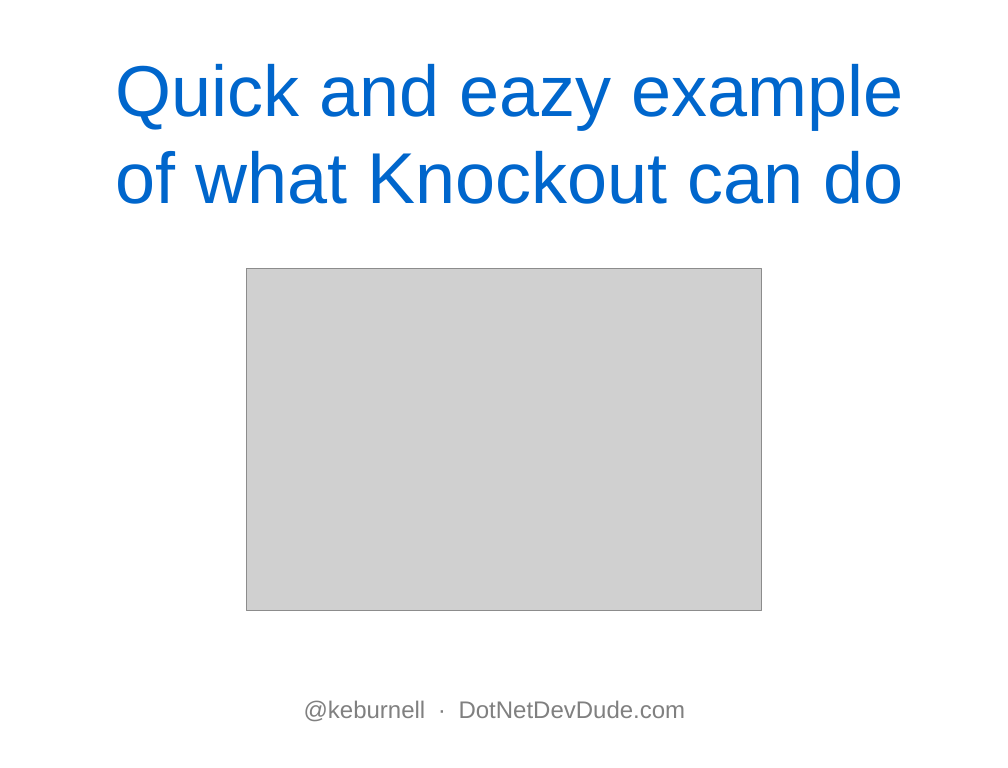
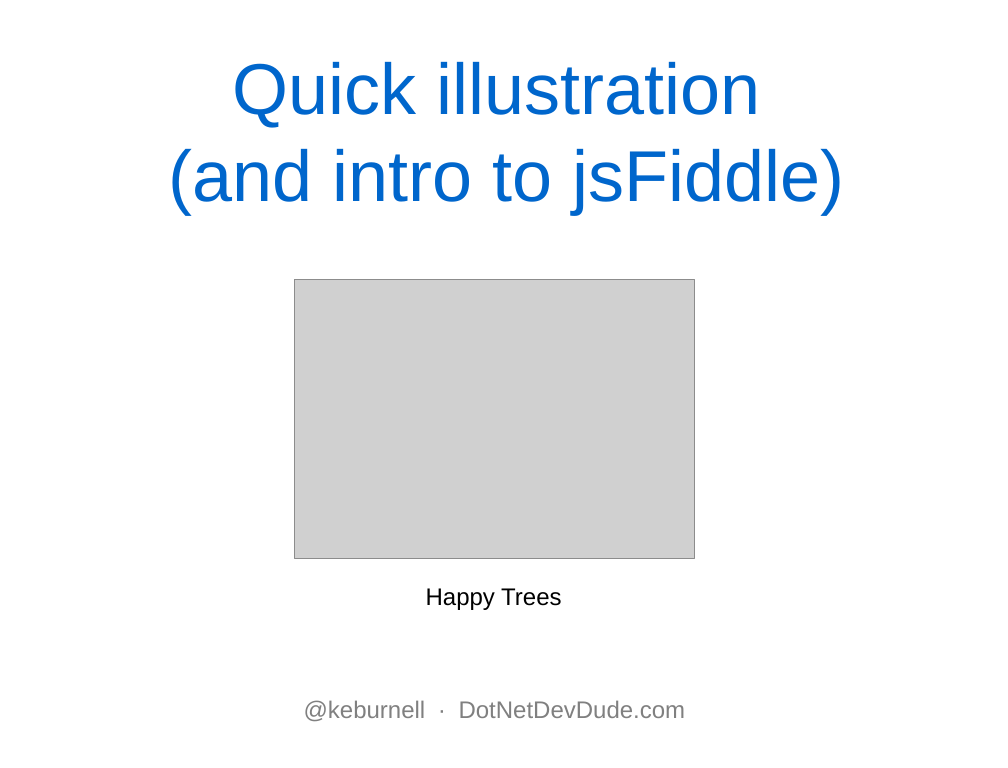
Before and after one commit to kburnell/KO_Your_MVC, a slide deck: slide 9 of KOyourMVC.pptx (slide 8 before the commit). Drawn at 1008x768 pixels with LibreOffice and Linux fonts; fonts in the diff are those of the drawing; grey boxes stand for pictures; background and template pictures are left out. Boxes give left, top, right and bottom in pixels: in the first picture for what was removed or moved away, otherwise in the second. Text is boxed around its words. In the diff, an @@ line names an element or a change of style, - is before the commit and + after.

```diff
--- a/KOyourMVC.pptx
+++ b/KOyourMVC.pptx
@@ title at box(169, 61, 845, 214): text changed @@
-Quick and eazy example of what Knockout can do
+Quick illustration
+(and intro to jsFiddle)
@@ picture: place and size @@
-picture at box(247, 269, 761, 611)
+picture at box(295, 279, 695, 559)
@@ text added at box(426, 588, 561, 610), 18 pt, text #000000 @@
+Happy Trees
```
Also in this commit, not shown: 6 other slides changed, 6 other files.
